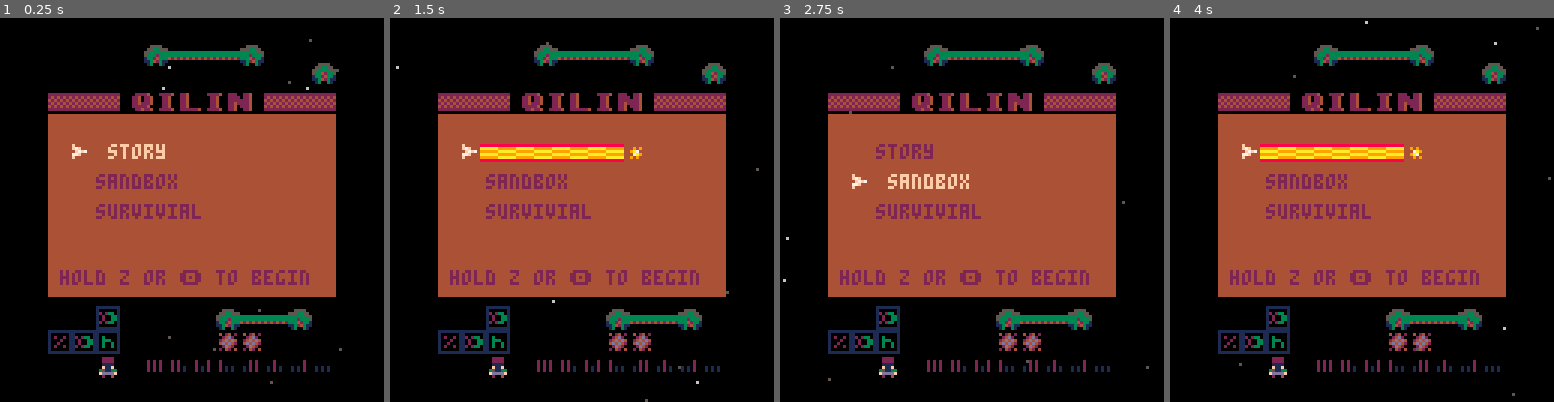
Above: before the commit, frames 1-4 (left to right).
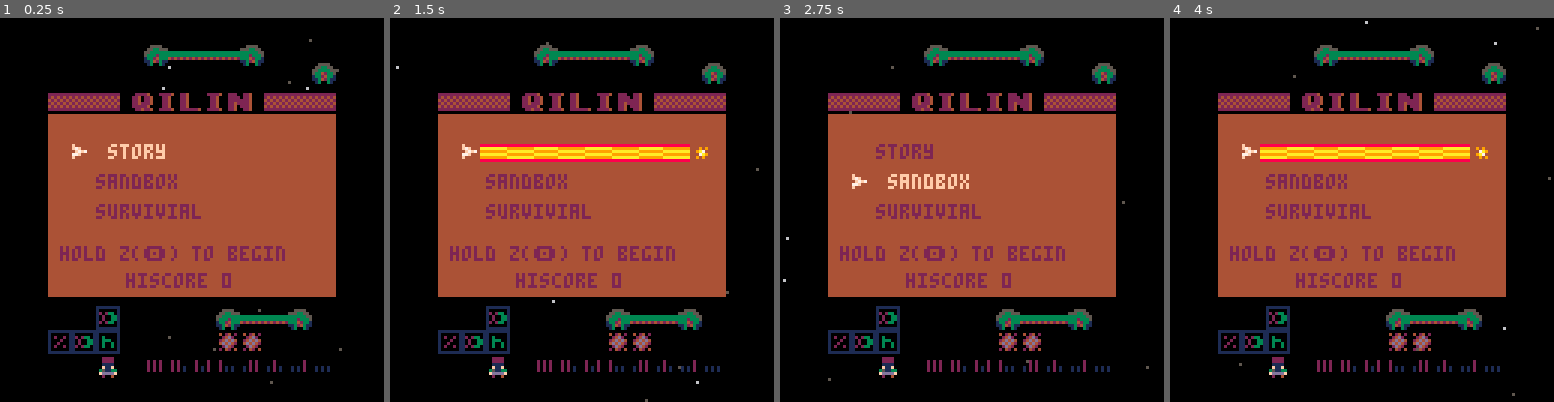
Above: after the commit, the same moments.

Repository: wslu42/qilin
Game: PICO-8 cartridge qilin.p8
The game is run twice, just before and just after one commit, with the same random seed, the same clock (stepped at 60 frames per second) and the same inputs.
Inputs (mouse positions are in pixels of both pictures, inside the frame that each line leads up to):
- Up to frame 1 (0.25 s): no input
- Up to frame 2 (1.5 s): tap O (Z key) at 0.33, 0.7, 1.43 s; click (459, 121) at 0.67 s; tap X (X key) at 1.07 s; click (520, 267) at 1.22 s
- Up to frame 3 (2.75 s): click (975, 114) at 1.77 s; hold Left 1.97-2.37 s; tap X (X key) at 2.07, 2.4, 2.73 s; tap O (Z key) at 2.22 s; click (1037, 259) at 2.32 s; hold Down from 2.42 s (still down)
- Up to frame 4 (4 s): release Down at 2.82 s; click (1492, 106) at 2.87 s; hold Right 2.87-3.53 s; tap X (X key) at 3.07, 3.4, 3.73 s; tap O (Z key) at 3.1, 3.98 s; click (1254, 256) at 3.42 s; hold Up from 3.58 s (still down); click (1315, 102) at 3.97 s

The runs differ from the first frame. In frame 1, 2.1% of the frame differs, in the area x 15-81%, y 59-71%; in frame 2, 3.5%, in the area x 15-83%, y 32-71%; in frame 3, 2.1%; in frame 4, 3.5%.

Commit message:
Add highscores and difficulty selection

Diff:
--- a/qilin.p8
+++ b/qilin.p8
@@ -375,6 +375,70 @@
     tbsort(el.x)
     el.y,el.dy = 0,endrop
     el.s = {1,5}
+  elseif eltype=='ghz' then
+    local etb={{48,104},{56,96},
+               {64,88},{72,80}}
+    local x1 = flr(rnd(#etb))+1
+    el.x = etb[x1]
+    el.y,el.dy = 0,endrop
+    el.s = {1,5}
+  elseif eltype=='bell1' then
+    local etb={
+				{48,72}, {48,88}, {48,96},
+    {80,104},{64,104},{56,104},
+    {56,64}, {56,80}, {64,80},
+    {88,96}, {72,88}, {72,88}}
+    local x1 = flr(rnd(#etb))+1
+    el.x = etb[x1]
+    el.y,el.dy = 0,endrop
+    el.s = {1,5}
+  elseif eltype=='bell' then
+    local etb={
+				{56,104}, {64,104}, {80,104}}
+    local x1 = flr(rnd(#etb))+1
+    el.x = etb[x1]
+    el.y,el.dy = 0,endrop
+    el.s = {1,5}
+  elseif eltype=='bell2' then
+    local etb={
+				{48,72}, {48,88}, {48,96},
+    {80,104},{64,104},{56,104}}
+    local x1 = flr(rnd(#etb))+1
+    el.x = etb[x1]
+    el.y,el.dy = 0,endrop
+    el.s = {1,5}
+  elseif eltype=='hada1' then
+    local etb={
+    {48,56},{48,64},{48,80},
+    {64,72},{80,88},{56,72},
+    {80,96},{56,88},{64,96},
+    {96,104},{88,104},{72,104}}
+    local x1 = flr(rnd(#etb))+1
+    el.x = etb[x1]
+    el.y,el.dy = 0,endrop
+    el.s = {1,5}
+  elseif eltype=='hada3' then
+    local etb={
+    {48,56},{48,64},{48,80}}
+    local x1 = flr(rnd(#etb))+1
+    el.x = etb[x1]
+    el.y,el.dy = 0,endrop
+    el.s = {1,5}
+  elseif eltype=='hada2' then
+    local etb={
+    {64,72},{80,88},{56,72},
+    {80,96},{56,88},{64,96}}
+    local x1 = flr(rnd(#etb))+1
+    el.x = etb[x1]
+    el.y,el.dy = 0,endrop
+    el.s = {1,5}
+  elseif eltype=='hada' then
+    local etb={
+    {96,104},{88,104},{72,104}}
+    local x1 = flr(rnd(#etb))+1
+    el.x = etb[x1]
+    el.y,el.dy = 0,endrop
+    el.s = {1,5}
   elseif eltype=='1enemy' then
     local x1 = rintx()
     el.x = {x1}
@@ -442,6 +506,14 @@
   menu.s=menu.m+2
   menu.sel_x = menu.x+menu.m
   menu.sel_y = menu.y+menu.s
+
+  ensel = 1 -- use this to select difficulty
+ 	entbl = {'','1enemy','hada',
+ 													'bell'  ,'ghz'  ,
+ 													'hada1' ,'bell1' ,
+ 													'bell2' ,'2enemy',}
+
+  hiscore = dget(0)
 
   anitb = {} -- sprites that constitutes the animation
   for i=8,13 do add(anitb,i) end
@@ -504,6 +576,12 @@
   for i=11,13 do spr(26,i*8,3.2*8) end
   for i=1,15 do pal(i,i) end
 
+  if (btnp(➡️) and menu.sel_y==menu.y+menu.s*3) ensel+=1
+  if (btnp(⬅️) and menu.sel_y==menu.y+menu.s*3) ensel-=1
+  if (ensel==0) ensel=#entbl
+  if (ensel==#entbl+1) ensel=1
+		enstr = entbl[ensel]
+
   menu_sel_color = 2
   menu_sel_color2= 15 --rmv: after color decided
   menu.offset, menu.sel_color = 0, menu_sel_color
@@ -514,8 +592,9 @@
   print('sandbox',   menu.x+menu.m*2+menu.offset, menu.y+menu.s*2, menu.sel_color)
   menu.offset, menu.sel_color = 0, menu_sel_color
   if (menu.sel_y == menu.y+menu.s*3) menu.offset = 4 menu.sel_color = menu_sel_color2
-  print('survivial', menu.x+menu.m*2+menu.offset, menu.y+menu.s*3, menu.sel_color)
-  print(' hold z or 🅾️ to begin', menu.x, menu.y+menu.h-menu.m, menu_sel_color)
+  print('survivial '..enstr, menu.x+menu.m*2+menu.offset, menu.y+menu.s*3, menu.sel_color)
+  print(' hold z(🅾️) to begin', menu.x, menu.y+menu.h-menu.m-8, menu_sel_color)
+  print(' hiscore '..hiscore, menu.x+22, menu.y+menu.h-menu.m+1, menu_sel_color)
 
   spr(menu.sel_sp, menu.sel_x, menu.sel_y)
 
@@ -523,8 +602,8 @@
     sfx(2)
     local ssp=88
     if (framecouts%4 < 2) ssp=80
-    sspr(ssp,8,8,8,menu.x+menu.m*2-2, menu.sel_y,48,8)
-    ani_draw(true,menu.x+menu.m*2-2+48,menu.sel_y-1)
+    sspr(ssp,8,8,8,menu.x+menu.m*2-2, menu.sel_y,70,8)
+    ani_draw(true,menu.x+menu.m*2-2+70,menu.sel_y-1)
 
     -- animation lasts for 30 frames for key-holding effects
     if menu.fmlast <30 then
@@ -1101,10 +1180,15 @@
   else
     endrop=0.2
   end
+--  endrop=0.7
 
   if fmct%flr(enspcn/endrop)==0 then
-    n = rintx(2,1,1)
-    add(entb,elgen(n..'enemy'))
+				if enstr=='' then
+	    n = rintx(2,1,1)
+					add(entb,elgen(n..'enemy'))
+				else
+	    add(entb,elgen(enstr))
+	   end
   end
 
   for el in all(entb) do
@@ -1128,6 +1212,7 @@
       del(ent2,entb[i])
       sfx(3)
       killcount+=1
+      dset(0,killcount)
     end
     end
   end
@@ -1232,6 +1317,8 @@
 -->8
 ------------ _init ------------
 function _init()
+
+		cartdata(0)
 
   music(0,10000)
 
Not shown, changed: index.html
Not shown, changed: index.js
